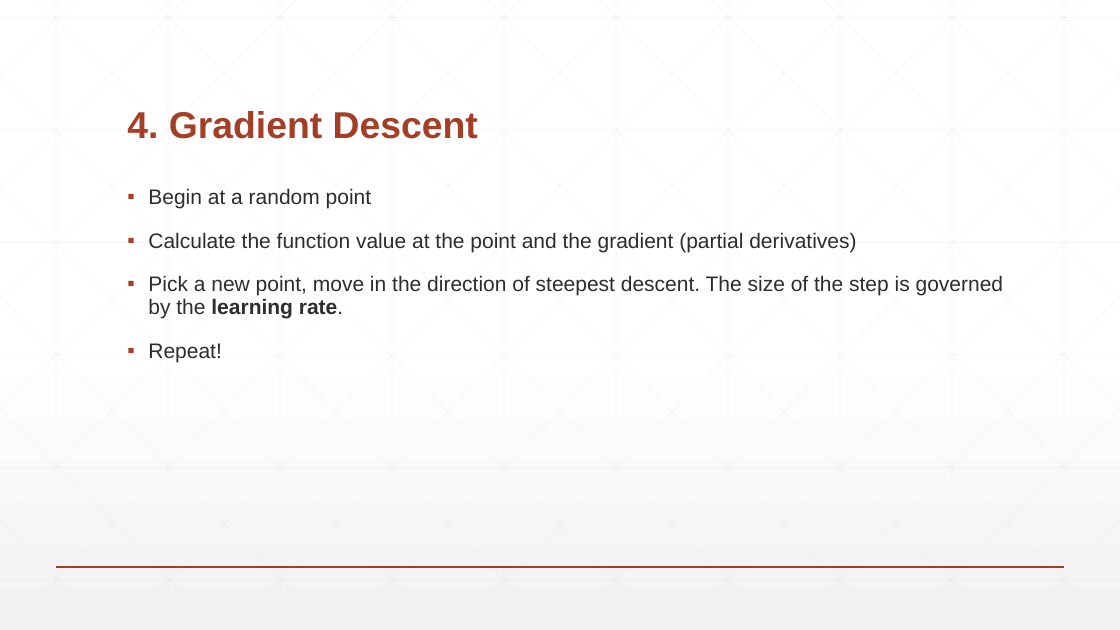
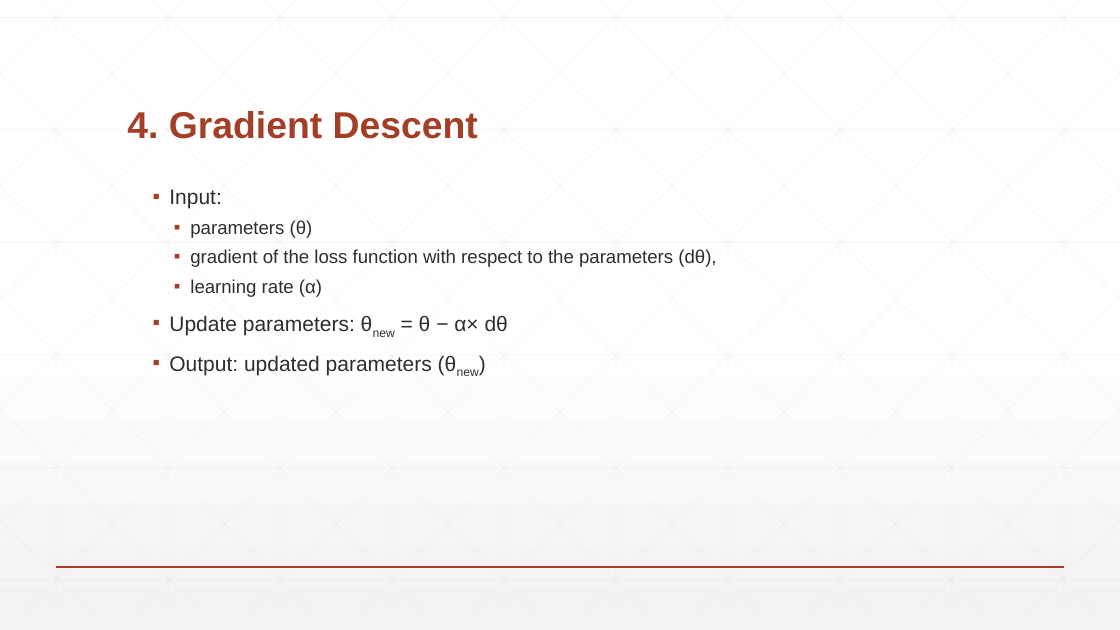
Before and after one commit to jatkins23/info251-aml-s24, a slide deck: slide 9 of labs/lab7/Lab7.pptx. Drawn at 1120x630 pixels with LibreOffice and Linux fonts; fonts in the diff are those of the drawing. Boxes give left, top, right and bottom in pixels: in the first picture for what was removed or moved away, otherwise in the second. Text is boxed around its words. In the diff, an @@ line names an element or a change of style, - is before the commit and + after.

```diff
--- a/labs/lab7/Lab7.pptx
+++ b/labs/lab7/Lab7.pptx
@@ text at [169,189,716,376]: text changed; size 18 to 16 pt; text colour #2C2D2C to #2D2E2D @@
-▪ Begin at a random point
-▪ Calculate the function value at the point and the gradient (partial derivatives)
-▪ Pick a new point, move in the direction of steepest descent. The size of the step is governed by the learning rate.
-▪ Repeat!
+  ▪ Input:
+    ▪ parameters (θ)
+    ▪ gradient of the loss function with respect to the parameters (dθ),
+    ▪ learning rate (α)
+  ▪ Update parameters: θnew = θ − α× dθ
+  ▪ Output: updated parameters (θnew)
```
Also in this commit, not shown: 4 other slides changed, 1 other file.
